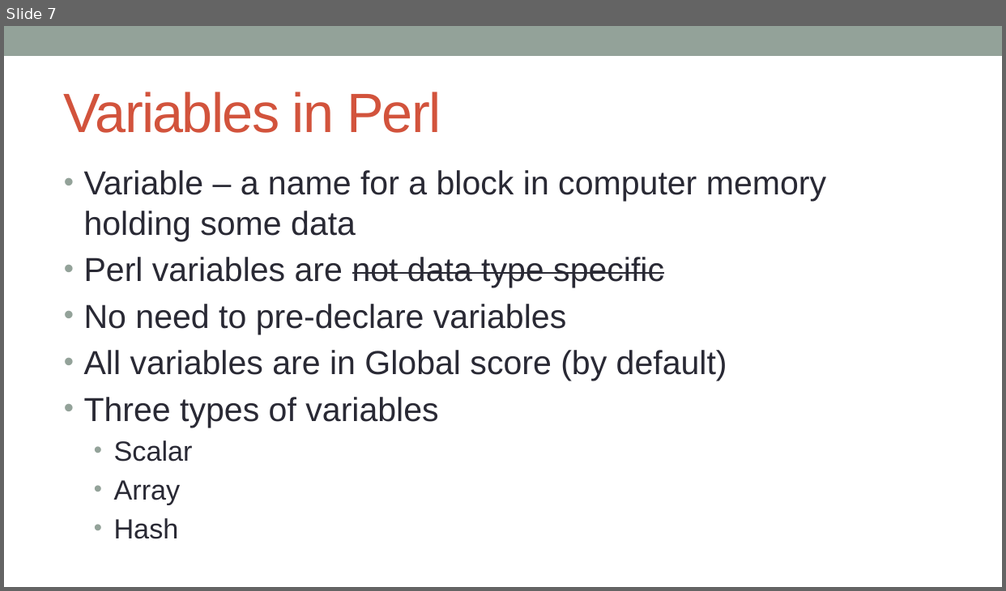
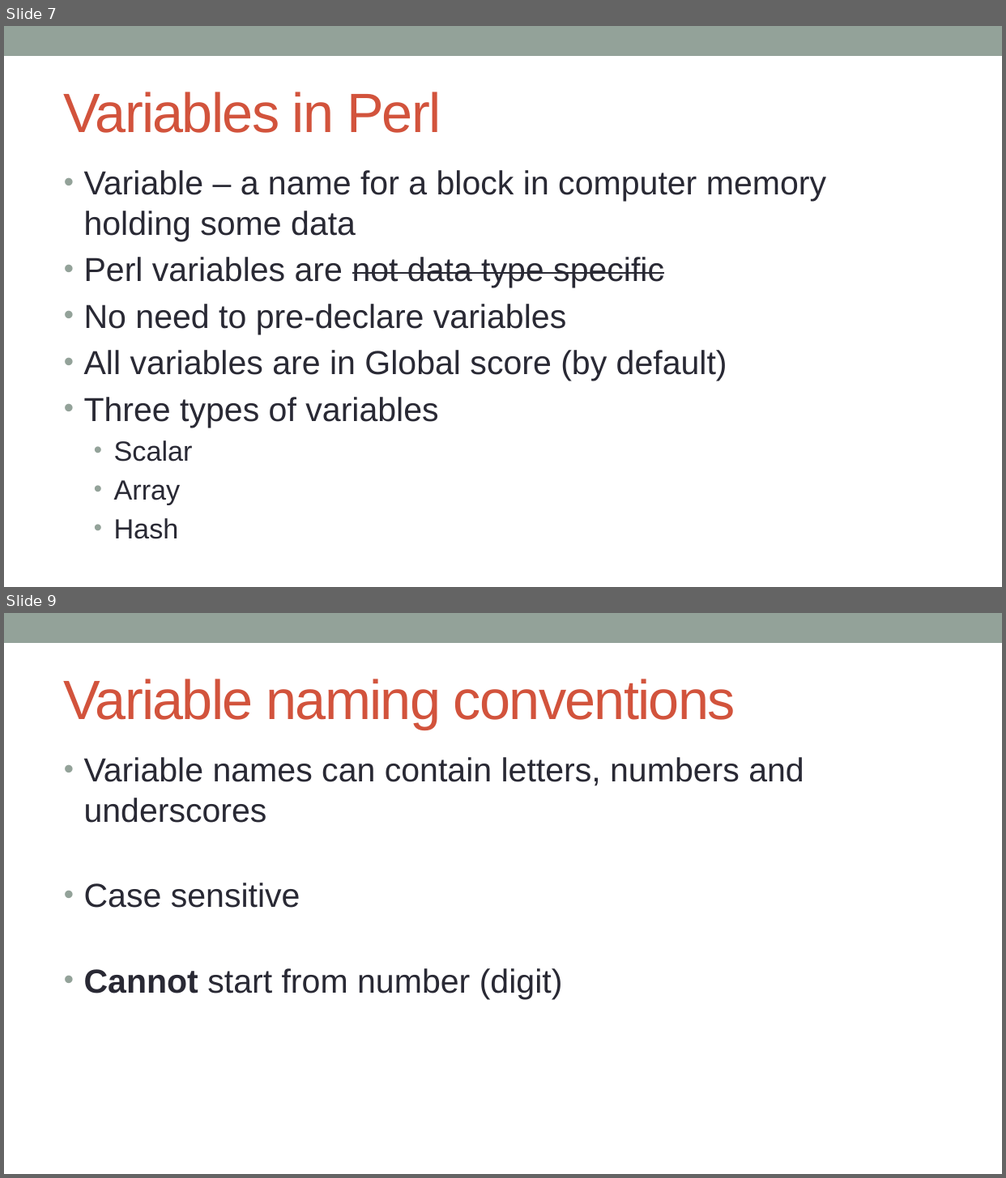
Before and after one commit to kanhu-pcr-code/bioinfo-PERL-course, a slide deck: PPTs/Variables and operators.pptx. Shown one above the other, each under a label of ours: slide 7 before the commit, slides 7 and 9 after it; the slides between them are not shown. The pictures are 1006x591 and 1006x1178 pixels, drawn with LibreOffice and Linux fonts; fonts in the diff are those of the drawing. Boxes give left, top, right and bottom in pixels: in the first picture for what was removed or moved away, otherwise in the second. Text is boxed around its words. In the diff, an @@ line names an element or a change of style, - is before the commit and + after.

```diff
--- a/PPTs/Variables and operators.pptx
+++ b/PPTs/Variables and operators.pptx
@@ slide 9 added at (4,613,1002,1174), background #FFFFFF; not listed: 1 template element that a slide beside it also shows @@
@@ title added at (64,679,735,729), 40 pt, text #D2533C @@
+Variable naming conventions
@@ text added at (84,757,804,999), 24 pt, text #292934 @@
+• Variable names can contain letters, numbers and underscores
+• Case sensitive
+• Cannot start from number (digit)
```
Also in this commit, not shown: 2 slides changed, 10 other slides added, 2 slides removed, 2 other files.
